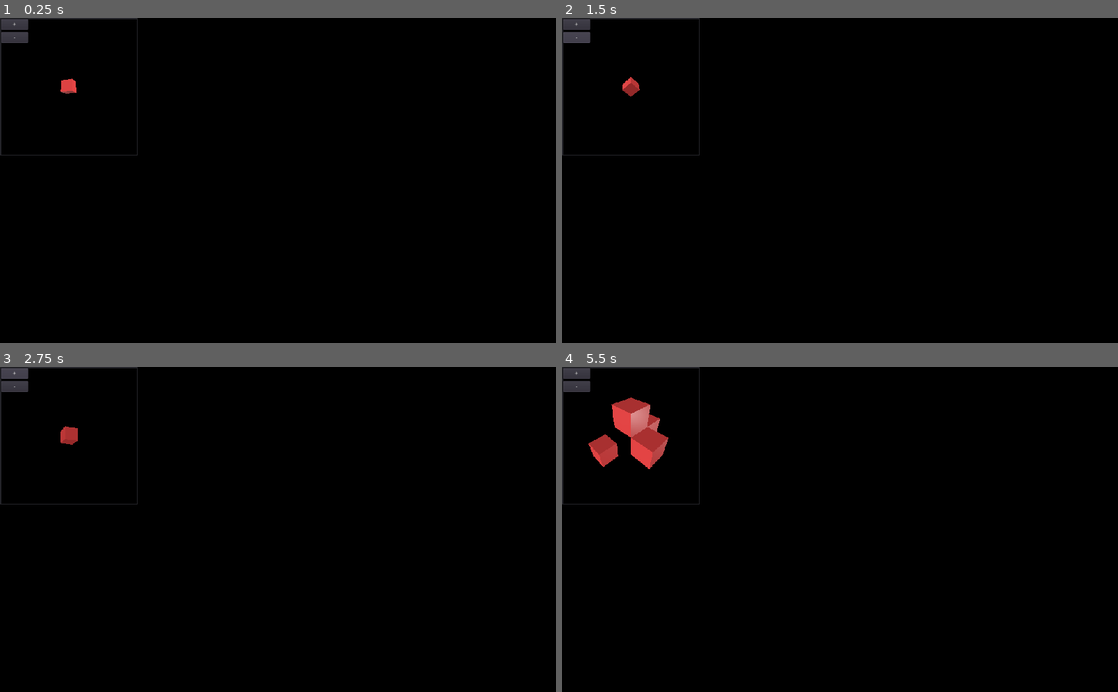
Above: before the commit, frames 1-4 (two rows, left to right).
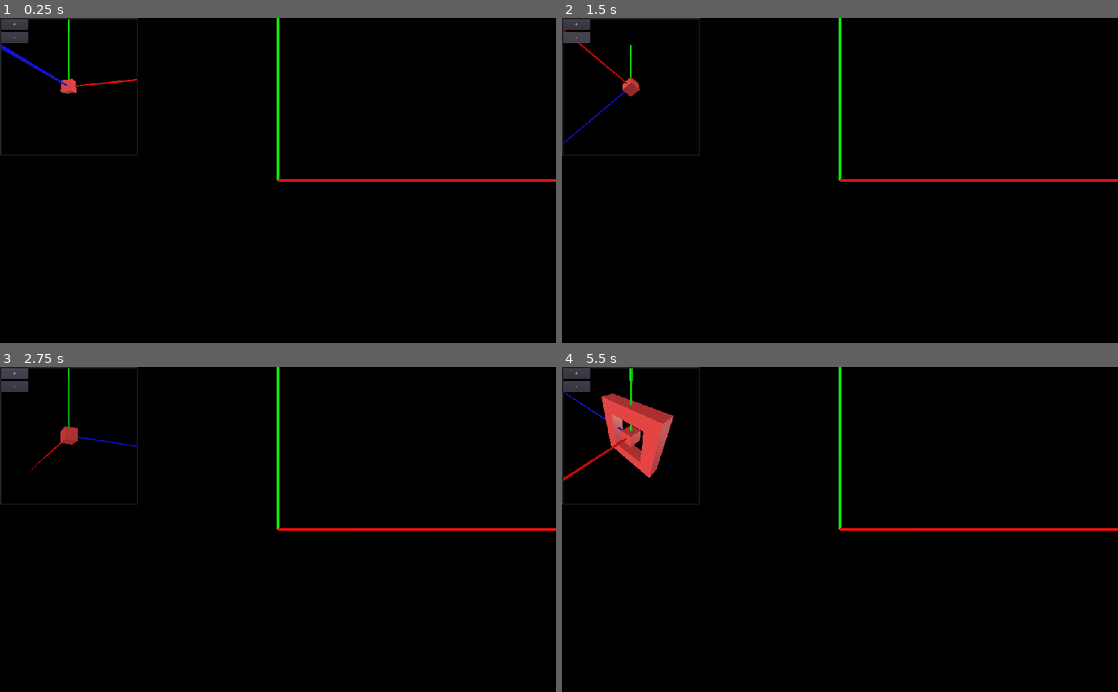
Above: after the commit, the same moments.

Repository: voxelv/blockbeat
Game: Godot game, scene res://main/main.tscn
Two runs of this game, one before a commit and one after it. Both use one fixed random seed, a clock stepped at 60 frames per second and the inputs below.
Inputs (mouse positions are in pixels of both pictures, inside the frame that each line leads up to):
- Up to frame 1 (0.25 s): no input
- Up to frame 2 (1.5 s): click "+" at 0.5 s; click "-" at 1.25 s
- Up to frame 3 (2.75 s): click "+" at 2 s
- Up to frame 4 (5.5 s): click "-" at 2.75 s; click "+" at 3.5 s; click "-" at 4.25 s; tap Enter (ui_accept) at 5, 5.1, 5.27 s; move the mouse to (962, 513) at 5.02 s; click (962, 513) at 5.17 s

The runs differ from the first frame. In frame 1, 0.9% of the frame differs, in the area x 0-100%, y 0-51%; in frame 2, 0.8%; in frame 3, 0.8%; in frame 4, 2.8%.

Commit message:
actually matching now, maybe...

Diff:
--- a/src/main/main.gd
+++ b/src/main/main.gd
@@ -21,7 +21,7 @@
 
 func next_shape():
 #	var size = shapes_lib.SIZE.values()[randi() % (shapes_lib.SIZE.keys().size()-1) + 1]
-	var size = shapes_lib.SIZE.THREE
+	var size = shapes_lib.SIZE.FIVE
 	var shape_list = shapes_lib.shapes[size]
 	var shape_data = shape_list[shape_list.keys()[randi() % len(shape_list.keys())]]
 	goal_shape.set_shape(shape_data)
--- a/src/main/main.tscn
+++ b/src/main/main.tscn
@@ -15,7 +15,6 @@
 script = ExtResource( 1 )
 
 [node name="gizmo" parent="." instance=ExtResource( 2 )]
-visible = false
 
 [node name="Lighting" parent="." instance=ExtResource( 3 )]
 
@@ -74,7 +73,6 @@
 [node name="goal_shape" parent="Control2/MarginContainer/Control/ViewportContainer/Viewport/Spatial" instance=ExtResource( 8 )]
 
 [node name="gizmo" parent="Control2/MarginContainer/Control/ViewportContainer/Viewport/Spatial" instance=ExtResource( 2 )]
-visible = false
 
 [node name="VBoxContainer" type="VBoxContainer" parent="Control2/MarginContainer/Control"]
 margin_right = 50.0
--- a/src/util/autoload/shapes_lib.gd
+++ b/src/util/autoload/shapes_lib.gd
@@ -12,14 +12,14 @@
 const NULL_SHAPE = []
 
 var _shapes_3 = {
-#	0: [[0, 0, 0]],
+	0: [[0, 0, 0]],
 #	1: [[0, 0, 0],[0, 0, 1],[-1, 0, 0],[0, 0, -1],[1, 0, 0]],
-	2: [[0, 0, 0],[0, 0, 1],[-1, 0, 0],[0, 1, 0]],
+#	2: [[0, 0, 0],[0, 0, 1],[-1, 0, 0],[0, 1, 0]],
 #	3: [[0, 0, 0],[0, 0, 1],[-1, 0, 0],[0, 0, -1],[1, 0, 0],[0, 1, 0],[0, -1, 0]],
 #	4: [[0, 1, -1],[-1, 1, 0],[-1, -1, 0],[0, -1, -1],[1, 0, -1],[-1, 0, -1],[-1, 0, 1],[1, 0, 1],[1, 1, 0],[0, 1, 1],[1, -1, 0],[0, -1, 1]],
 #	5: [[-1, -1, -1],[1, -1, -1],[1, -1, 1],[-1, -1, 1],[1, 1, -1],[-1, 1, 1],[1, 1, 1],[-1, 1, -1]],
 #	6: [[1, 0, -1],[-1, 0, -1],[1, 0, 1],[-1, 0, 1],[0, 1, 0],[0, -1, 0]],
-	7: [[0, 1, 0],[-1, 0, 0],[0, 0, -1],[1, -1, 1]],
+#	7: [[0, 1, 0],[-1, 0, 0],[0, 0, -1],[1, -1, 1]],
 #	8: [[1, -1, 1],[-1, 0, -1],[0, 1, -1],[-1, 1, 0],[-1, 1, -1],[1, -1, 0],[1, 0, 1],[0, -1, 1]],
 #	9: [[-1, 0, 0],[0, -1, 0],[1, 0, 0],[0, 0, 0],[0, 1, 0]],
 }
@@ -27,7 +27,7 @@
 var _shapes_5 = {
 #	0: [[-1, 0, 0],[0, -1, 0],[1, 0, 0],[0, 0, 0],[0, 1, 0],[0, 0, 1],[0, 0, 2],[2, 0, 0],[0, 0, -1],[0, 0, -2],[0, -2, 0],[-2, 0, 0],[0, 2, 0]],
 #	1: [[0, 0, 2],[2, 0, 0],[0, 0, -2],[0, -2, 0],[0, 2, 0],[2, 0, 2],[2, 0, -2],[-2, 0, -2],[-2, 0, 0],[-2, 0, 2]],
-#	2: [[0, 0, 2],[0, 0, -2],[0, -2, 0],[0, 2, 0],[0, 0, 0],[0, 2, 1],[0, 2, 2],[0, 1, 2],[0, 2, -1],[0, 2, -2],[0, 1, -2],[0, -1, 2],[0, -2, 2],[0, -2, 1],[0, -2, -1],[0, -1, -2],[0, -2, -2]],
+	2: [[0, 0, 2],[0, 0, -2],[0, -2, 0],[0, 2, 0],[0, 0, 0],[0, 2, 1],[0, 2, 2],[0, 1, 2],[0, 2, -1],[0, 2, -2],[0, 1, -2],[0, -1, 2],[0, -2, 2],[0, -2, 1],[0, -2, -1],[0, -1, -2],[0, -2, -2]],
 #	3: [[0, 0, 2],[0, 0, -2],[0, -2, 0],[0, 2, 0],[0, 2, 1],[0, 1, 2],[0, 2, -1],[0, 1, -2],[0, -1, 2],[0, -2, 1],[0, -2, …(215 unchanged characters)…
 #	4: [[0, 0, 0],[0, -2, 0],[0, 2, 0],[0, 1, 0],[-1, 1, 0],[1, 1, 0],[0, -1, 0]],
 #	5: [[-1, 2, 0],[1, 2, 0],[-2, -1, 0],[-1, -2, 0],[0, -2, 0],[1, -2, 0],[2, -1, 0],[-1, 1, 0],[1, 1, 0]],
@@ -71,7 +71,7 @@
 		var p1 = [ pos1[COORD.X], pos1[COORD.Y],  pos1[COORD.Z]]
 		var p2 = [ pos1[COORD.X], pos1[COORD.Y], -pos1[COORD.Z]]
 		var p3 = [-pos1[COORD.X], pos1[COORD.Y],  pos1[COORD.Z]]
-		var p4 = [-pos1[COORD.X], pos1[COORD.Y], -pos1[COORD.Z]]
+		var p4 = [ pos1[COORD.Z], pos1[COORD.Y],  pos1[COORD.X]]
 		var b1 = p1 in shape2
 		var b2 = p2 in shape2
 		var b3 = p3 in shape2
@@ -80,4 +80,6 @@
 		if not (b1 or b2 or b3 or b4):
 			matched = false
 			break
+		print("MATCH" if matched else "MISMATCH")
+		print("----------")
 	return matched
